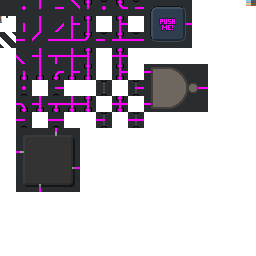
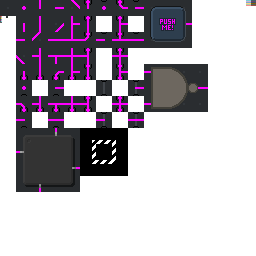
Layer changes from the first (256, 256) image to the second:
added layer "Selection" above "Component" over [80, 128, 128, 176]
painted on "Component" over [0, 32, 16, 48]
